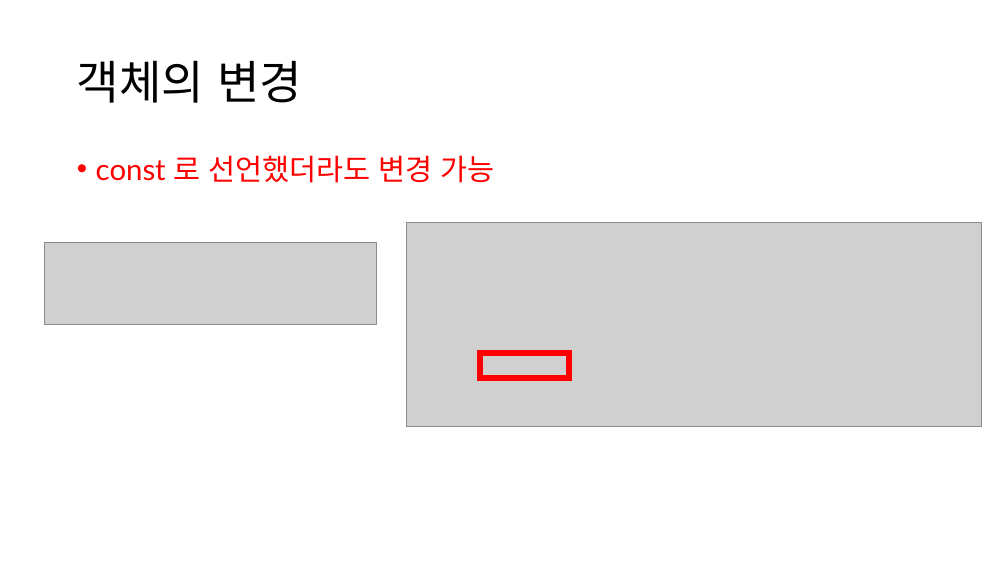
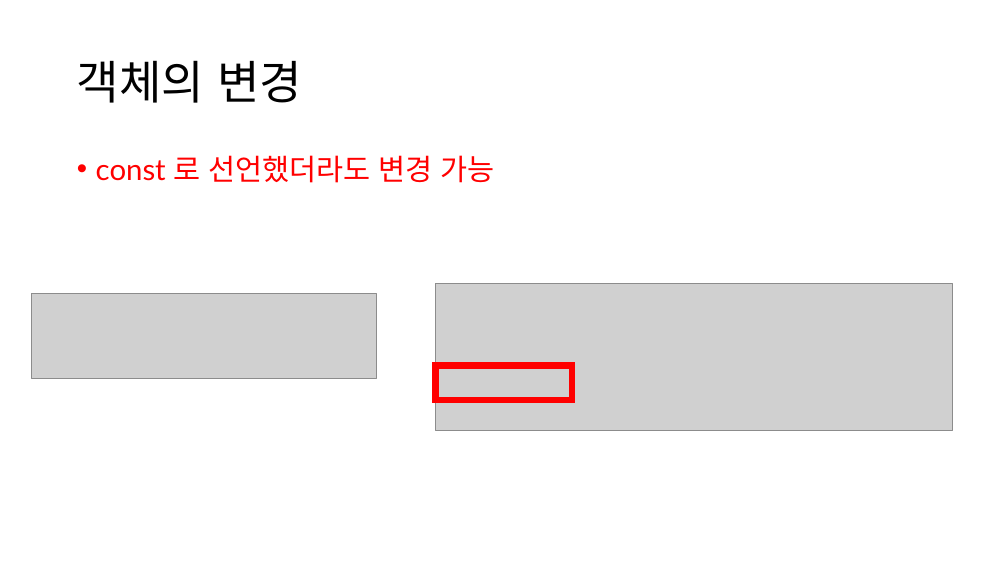
Before and after one commit to assistant-redcap/js-course-for-developer, a slide deck: slide 55 of 코딩 해본 사람이 빠르게 보는 기초 js.pptx. Drawn at 1008x567 pixels with LibreOffice and Linux fonts; fonts in the diff are those of the drawing; grey boxes stand for pictures. Boxes give left, top, right and bottom in pixels: in the first picture for what was removed or moved away, otherwise in the second. Text is boxed around its words. In the diff, an @@ line names an element or a change of style, - is before the commit and + after.

```diff
--- a/코딩 해본 사람이 빠르게 보는 기초 js.pptx
+++ b/코딩 해본 사람이 빠르게 보는 기초 js.pptx
@@ picture removed at box(44, 243, 377, 324) @@
@@ picture added at box(32, 294, 377, 378) @@
@@ picture: place and size @@
-picture at box(407, 222, 982, 426)
+picture at box(436, 284, 953, 430)
@@ rectangle: place and size @@
-rectangle at box(480, 353, 569, 378)
+rectangle at box(436, 365, 572, 400)
```
Also in this commit, not shown: 13 other slides changed, 1 other file.
